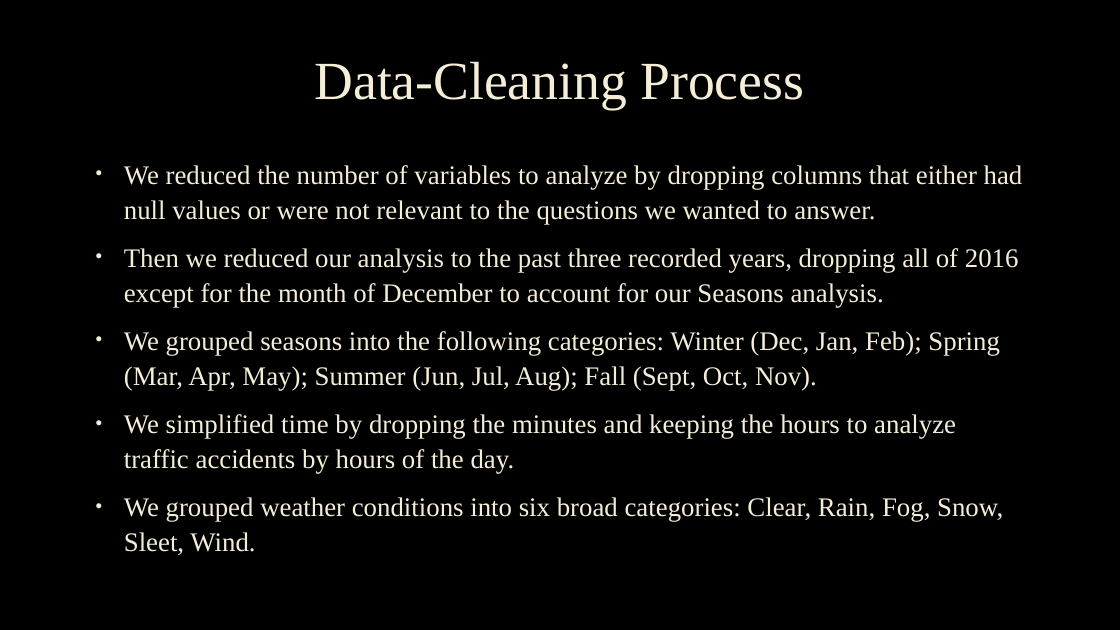
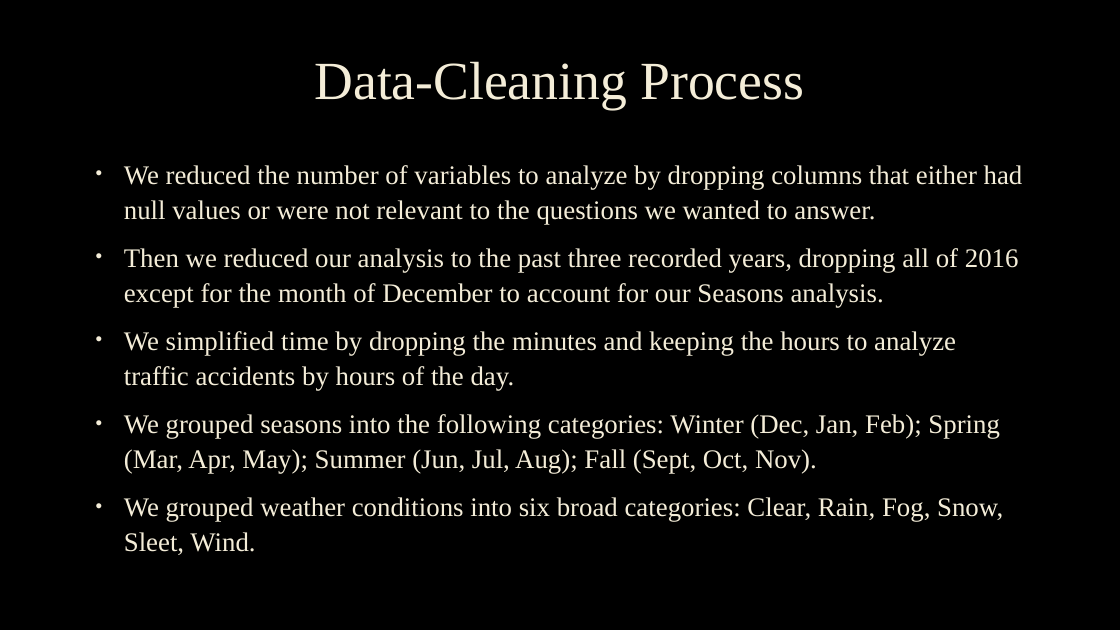
Before and after one commit to lilijo6/Project-Group-3, a slide deck: slide 5 of US Accidents Analysis_Group.pptx. Drawn at 1120x630 pixels with LibreOffice and Linux fonts; fonts in the diff are those of the drawing; background and template pictures are left out. Boxes give left, top, right and bottom in pixels: in the first picture for what was removed or moved away, otherwise in the second. Text is boxed around its words. In the diff, an @@ line names an element or a change of style, - is before the commit and + after.

```diff
--- a/US Accidents Analysis_Group.pptx
+++ b/US Accidents Analysis_Group.pptx
@@ text at (124,331,956,391): paragraph added @@
+• We simplified time by dropping the minutes and keeping the hours to analyze traffic accidents by hours of the day.
@@ text at (124,414,956,474): paragraph removed @@
-• We simplified time by dropping the minutes and keeping the hours to analyze traffic accidents by hours of the day.
```
Also in this commit, not shown: 10 other slides changed, 1 slide added, 1 other file.
